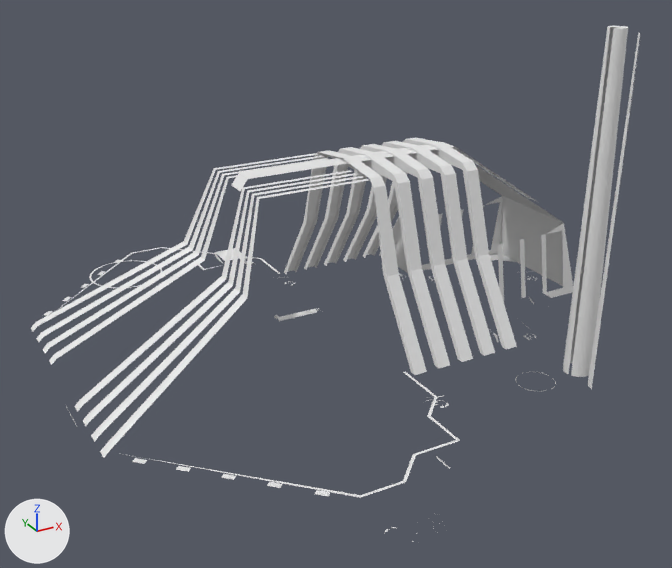
The OBJ model Meshes/Reactor Detail.obj, before and after one commit.
Camera for both pictures: a 50 mm camera at (-797.0, -1448.0, 958.0) aimed at (-25.0, -45.0, 257.0). The axes (+X, +Y, +Z) are drawn at lower left. The lights are the same throughout. Where no turn or scale is listed for an object, it has been applied to the vertices.

The first picture shows 'Reactor_Detail_Factory.002'.
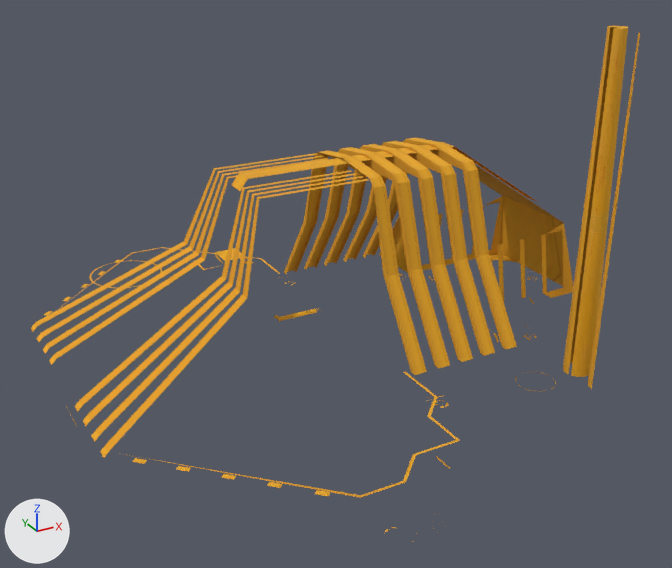
The newer file is also turned or shifted as a whole; pictures and numbers use the older file's frame.

Pixel boxes [x1, y1, x2, y2] of what changed, in the pictures (672 x 568 px):
'Reactor_Detail_Factory.002', recoloured (grey to orange)
    both: [31, 26, 640, 542]

What changed in the scene script:
```text
Add img_dirtymetal_png:
    img_dirtymetal_png = load_image('dirtymetal.png', '../textures/dirtymetal.png', 800, 533, 'sRGB')
Add mat_02___default:
    mat_02___default = principled_material('02___Default')
    mat_02___default.texture = img_dirtymetal_png
    mat_02___default.roughness = 1.0
Change me_reactor_detail_factory_002:
    where me_reactor_detail_factory_002.from_pydata(...)  # 2063 vertices, 1163 faces, 643 loose edges; spans x -535.0..557.0, y -554.0..526.0, z 8.0..708.0
    remove me_reactor_detail_factory_002.materials.append(mat_wire_214228153)  # white #e7e7e7
    add me_reactor_detail_factory_002.materials.append(mat_02___default)  # picture img_dirtymetal_png
```
